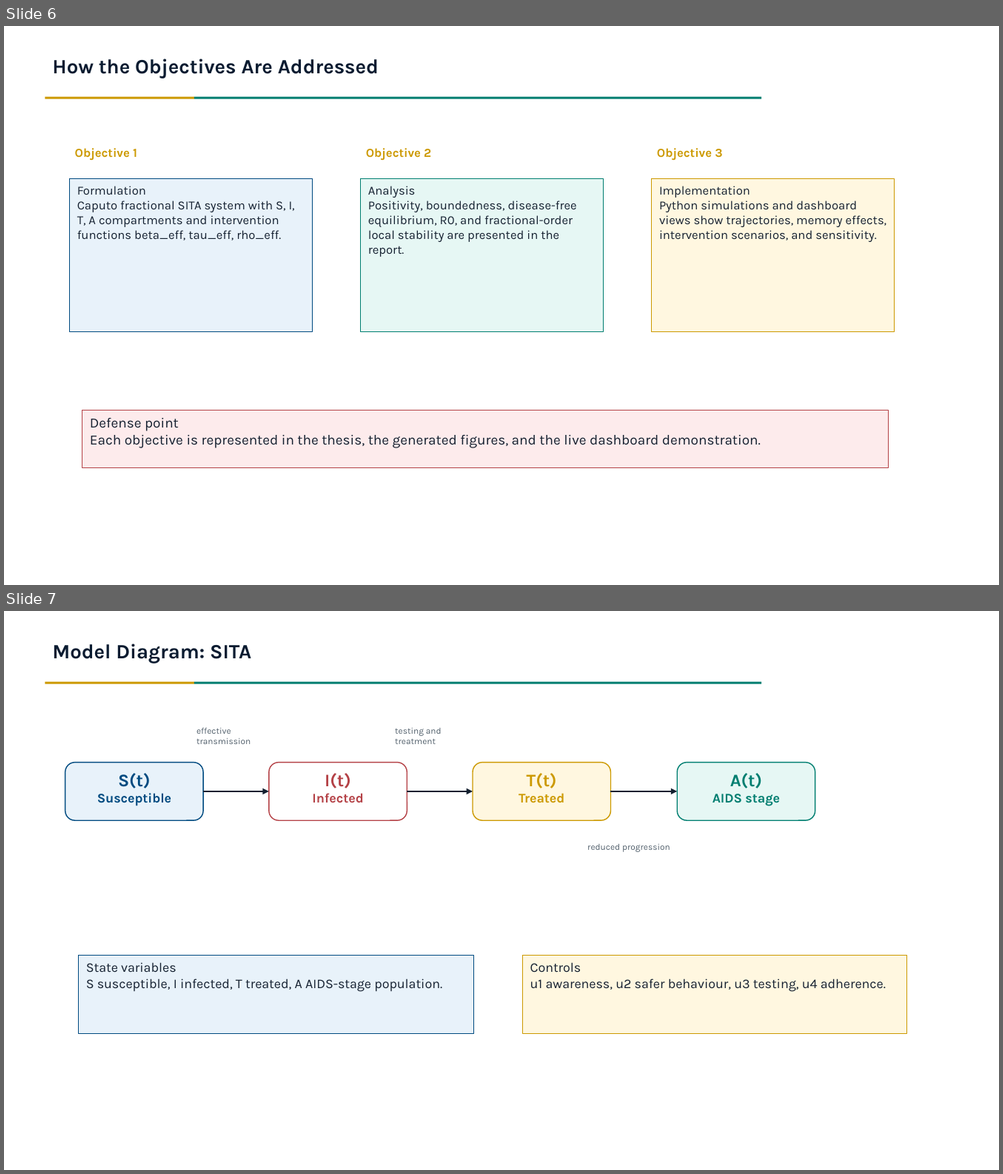
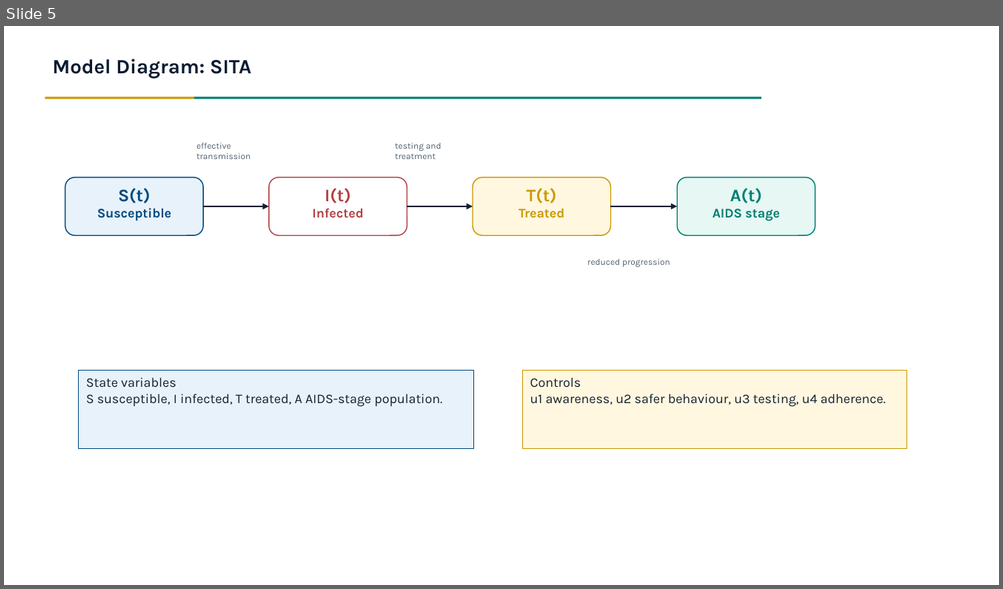
Before and after one commit to Lambert-01/HIV-MODEL, a slide deck: presentation/FracHIV_SITA_Presentation.pptx. Shown one above the other, each under a label of ours: slides 6 and 7 before the commit, slide 5 after it. The pictures are 1003x1174 and 1003x589 pixels, drawn with LibreOffice and Linux fonts; fonts in the diff are those of the drawing. Boxes give left, top, right and bottom in pixels: in the first picture for what was removed or moved away, otherwise in the second. Text is boxed around its words. In the diff, an @@ line names an element or a change of style, - is before the commit and + after.

```diff
--- a/presentation/FracHIV_SITA_Presentation.pptx
+++ b/presentation/FracHIV_SITA_Presentation.pptx
@@ slide 6 removed at (4,26,999,585), background #FFFFFF @@
@@ text removed at (52,59,378,79) @@
-How the Objectives Are Addressed
@@ rectangle removed at (45,97,194,99) @@
@@ rectangle removed at (194,97,761,99) @@
@@ text removed at (75,148,137,160) @@
-Objective 1
@@ text removed at (366,148,431,160) @@
-Objective 2
@@ text removed at (657,148,722,160) @@
-Objective 3
@@ rectangle removed at (70,179,312,332) @@
-Formulation
-Caputo fractional SITA system with S, I, T, A compartments and intervention functions beta_eff, tau_eff, rho_eff.
@@ rectangle removed at (361,179,603,332) @@
-Analysis
-Positivity, boundedness, disease-free equilibrium, R0, and fractional-order local stability are presented in the report.
@@ rectangle removed at (652,179,894,332) @@
-Implementation
-Python simulations and dashboard views show trajectories, memory effects, intervention scenarios, and sensitivity.
@@ rectangle removed at (82,410,888,469) @@
-Defense point
-Each objective is represented in the thesis, the generated figures, and the live dashboard demonstration.
@@ what was slide 7 is now slide 5 @@
```
Also in this commit, not shown: 3 slides changed, 1 other slide removed, 4 other files.
